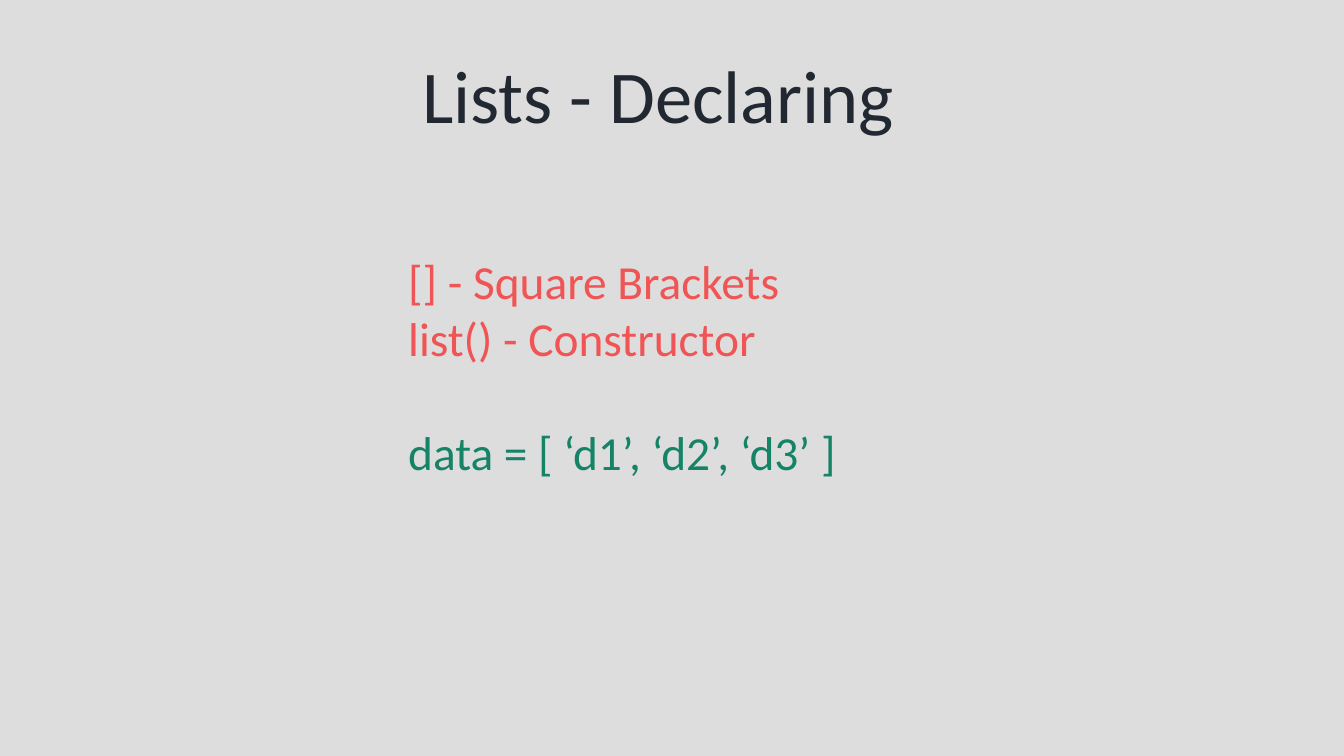
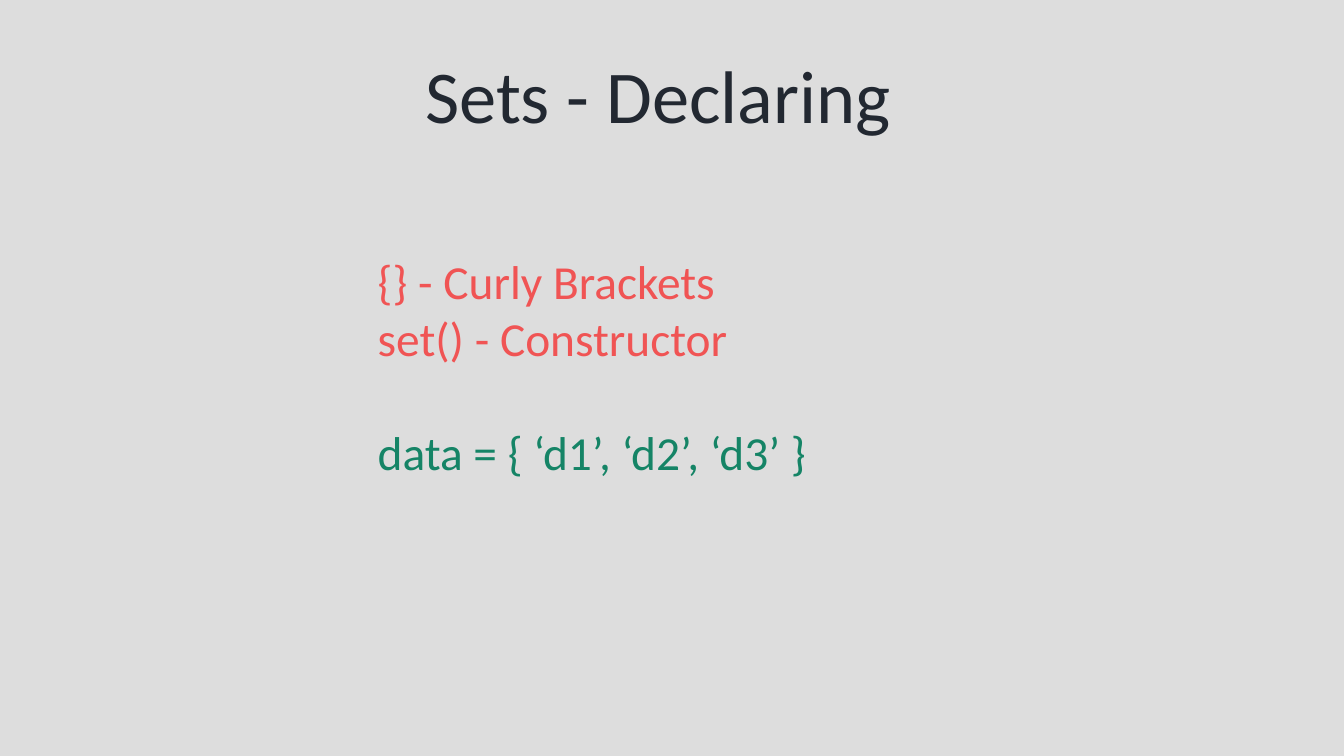
Before and after one commit to syedjafer/learning-notes, a slide deck: slide 13 of learnpythonwithus/session_10_ds_sets.odp (slide 21 before the commit). Drawn at 1344x756 pixels with LibreOffice and Linux fonts; fonts in the diff are those of the drawing. Boxes give left, top, right and bottom in pixels: in the first picture for what was removed or moved away, otherwise in the second. Text is boxed around its words. In the diff, an @@ line names an element or a change of style, - is before the commit and + after.

```diff
--- a/learnpythonwithus/session_10_ds_sets.odp
+++ b/learnpythonwithus/session_10_ds_sets.odp
@@ title at (425,71,891,136): text changed @@
-Lists - Declaring
+Sets - Declaring
@@ text at (378,266,780,476): text changed @@
-[] - Square Brackets
-list() - Constructor
-data = [ ‘d1’, ‘d2’, ‘d3’ ]
+{} - Curly Brackets
+set() - Constructor
+data = { ‘d1’, ‘d2’, ‘d3’ }
```
Also in this commit, not shown: 6 other slides changed, 8 slides added, 18 slides removed, 2 other files.
